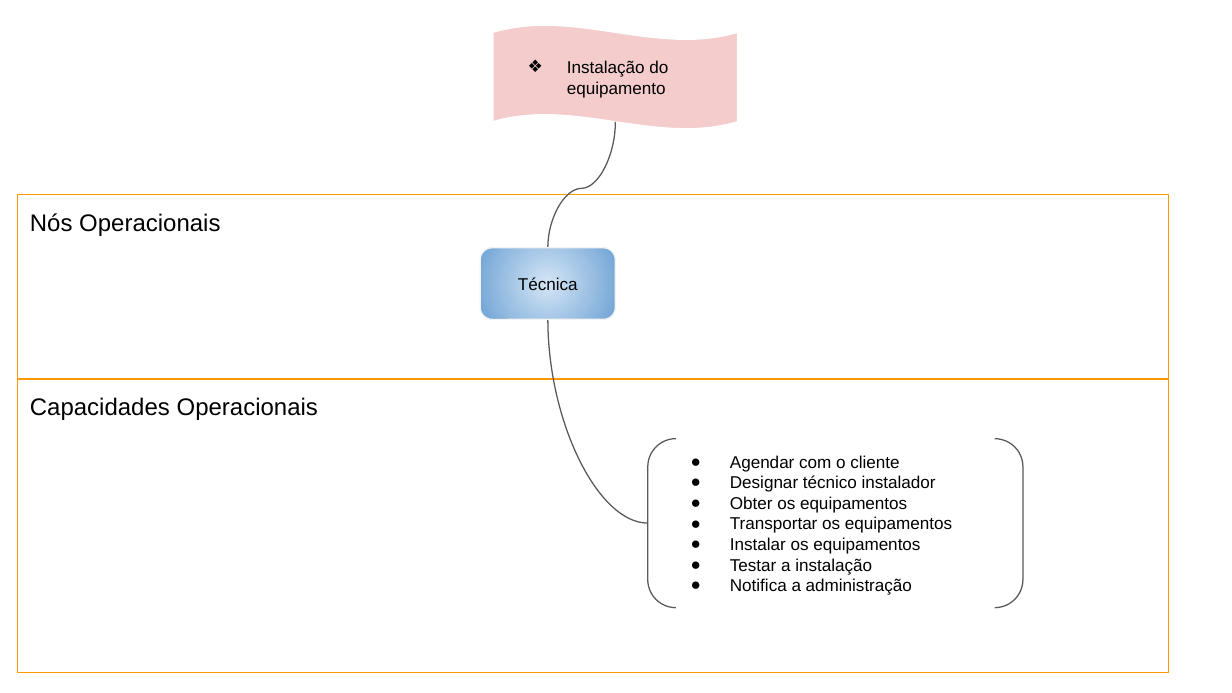
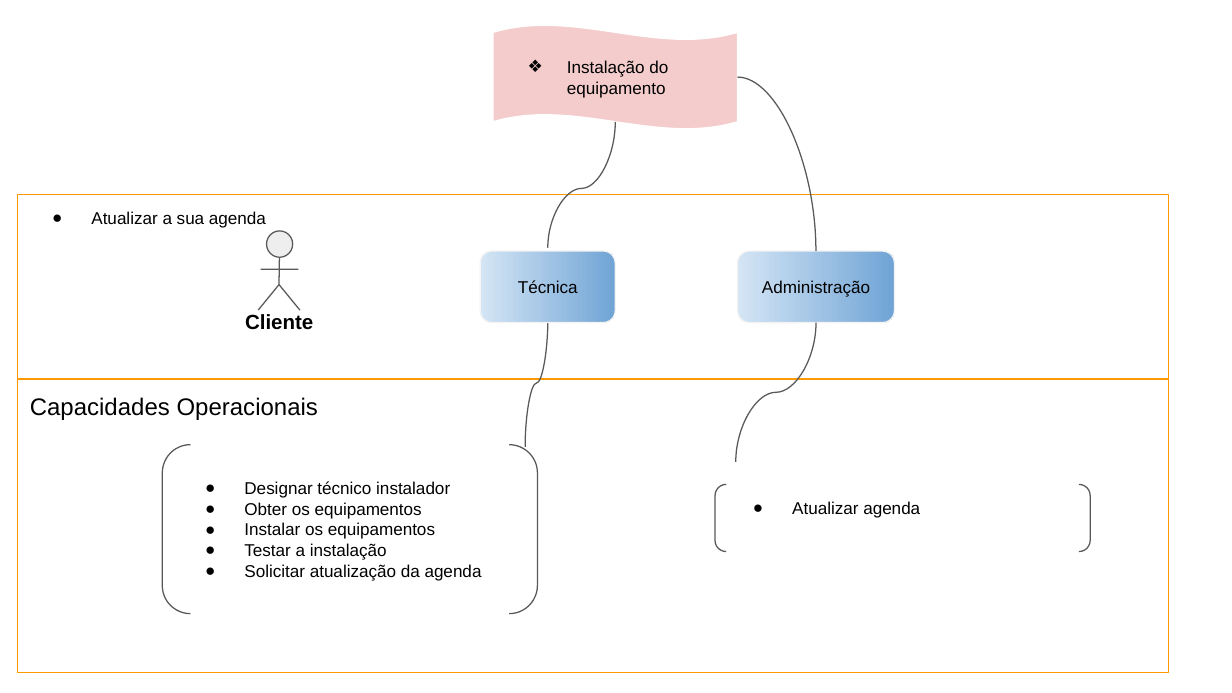
Before and after one commit to somosafsociety/Eng-Soft-EC2A, a slide deck: slide 3 of 15. Arquitetura de Negócio para cada Cenário.pptx. Drawn at 1232x693 pixels with LibreOffice and Linux fonts; fonts in the diff are those of the drawing. Boxes give left, top, right and bottom in pixels: in the first picture for what was removed or moved away, otherwise in the second. Text is boxed around its words. In the diff, an @@ line names an element or a change of style, - is before the commit and + after.

```diff
--- a/15. Arquitetura de Negócio para cada Cenário.pptx
+++ b/15. Arquitetura de Negócio para cada Cenário.pptx
@@ curved line added from (816, 251) to (738, 78), #595959 0.75 pt @@
@@ text in rectangle at (91, 211, 266, 228): text changed; size 14 to 10 pt @@
-Nós Operacionais
+● Atualizar a sua agenda
@@ rounded rectangle "Técnica": place and size @@
-rounded rectangle "Técnica" at (480, 248, 616, 319)
+rounded rectangle "Técnica" at (480, 251, 616, 323)
@@ rounded rectangle added at (738, 251, 894, 323), fill gradient #D4E5F5 to #70A4D5, outline #F3F3F3 0.75 pt, 10 pt, text #000000 @@
+Administração
@@ group added at (245, 230, 313, 330): 4 freeform shapes, 1 ellipse, 1 text @@
+Cliente
@@ curved line moved from (548, 319) - (648, 524) to (548, 319) - (525, 447) @@
@@ curved line added from (816, 323) to (736, 462), #595959 0.75 pt @@
@@ bracket pair "Designar técnico instalador": place and size @@
-bracket pair "Designar técnico instalador" at (648, 439, 1024, 607)
+bracket pair "Designar técnico instalador" at (163, 445, 537, 614)
@@ text in bracket pair at (730, 455, 899, 472): paragraph removed @@
-● Agendar com o cliente
@@ bracket pair added at (715, 484, 1089, 552), outline #595959 0.75 pt, 10 pt, text #000000 @@
+● Atualizar agenda
@@ text in bracket pair at (730, 516, 952, 533): paragraph removed @@
-● Transportar os equipamentos
@@ text in bracket pair at (244, 564, 482, 581): text changed @@
-● Notifica a administração
+● Solicitar atualização da agenda
```
Also in this commit, not shown: 3 other slides changed, 3 other files.
